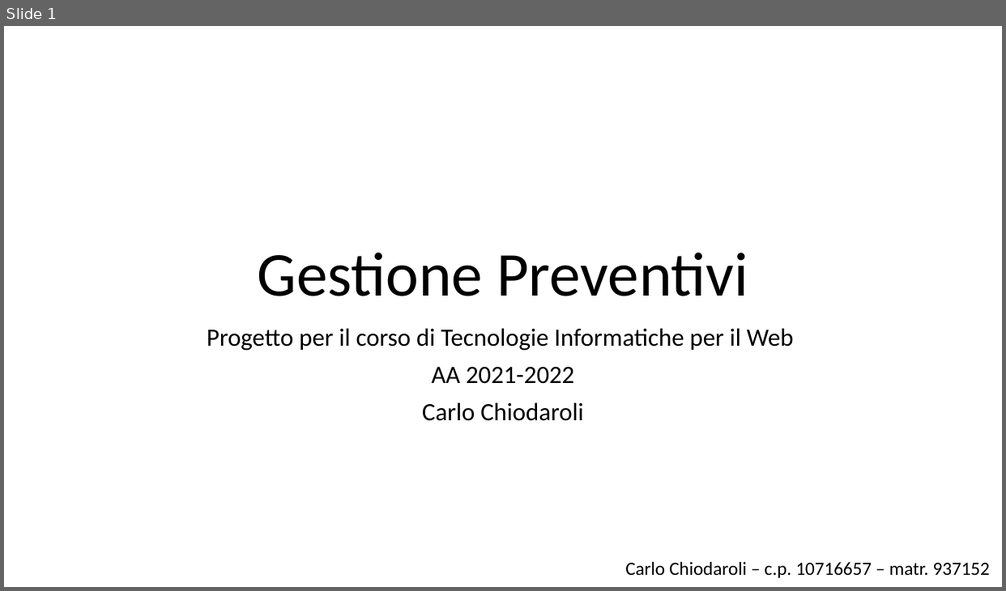
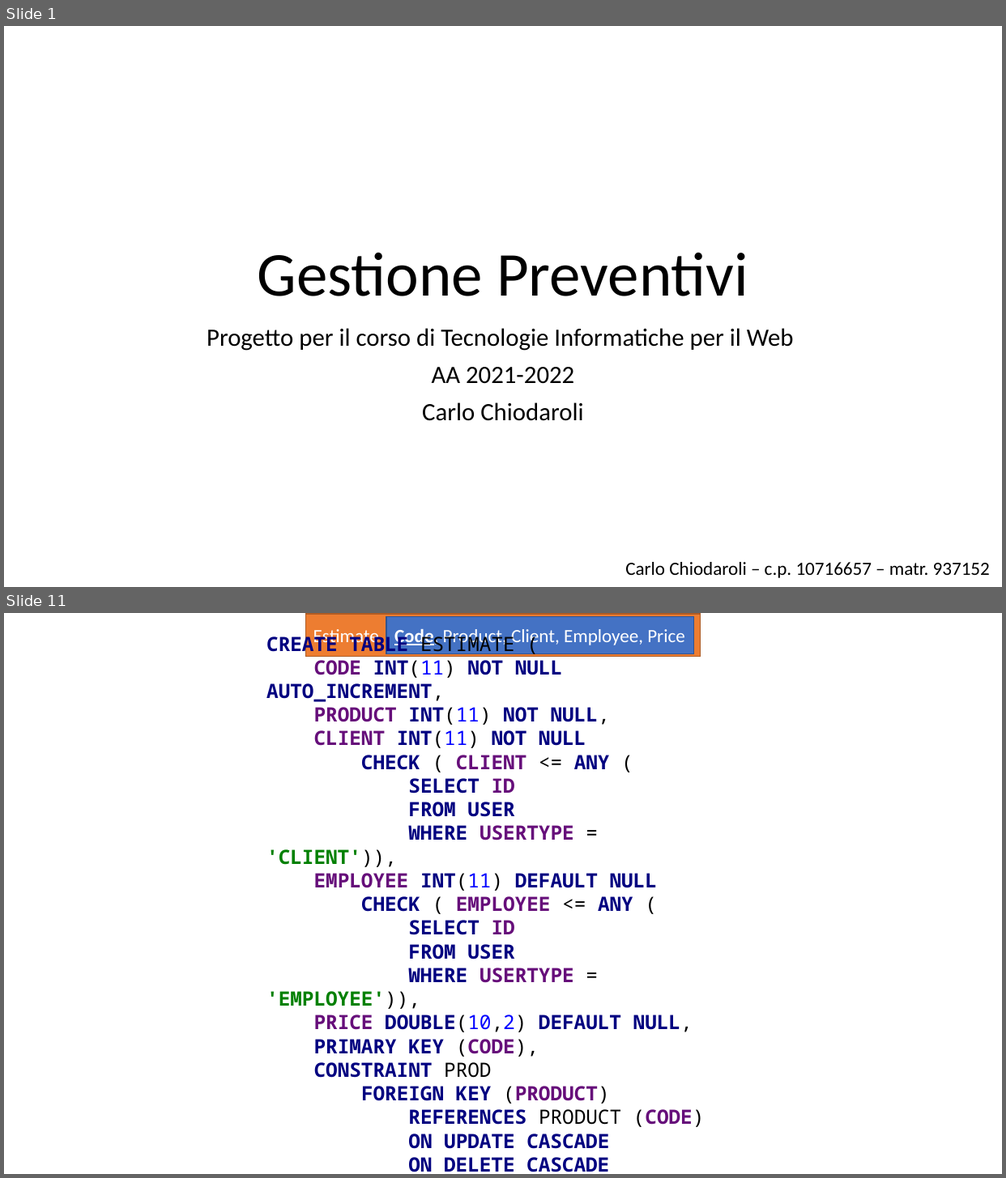
Before and after one commit to CarloChiodaroli/TIW-2022-HTML, a slide deck: data/Gestione Preventivi.pptx. Shown one above the other, each under a label of ours: slide 1 before the commit, slides 1 and 11 after it; the slides between them are not shown. The pictures are 1006x591 and 1006x1178 pixels, drawn with LibreOffice and Linux fonts; fonts in the diff are those of the drawing. Boxes give left, top, right and bottom in pixels: in the first picture for what was removed or moved away, otherwise in the second. Text is boxed around its words. In the diff, an @@ line names an element or a change of style, - is before the commit and + after.

```diff
--- a/data/Gestione Preventivi.pptx
+++ b/data/Gestione Preventivi.pptx
@@ slide 11 added at (x1=4, y1=613, x2=1002, y2=1174), background #FFFFFF @@
@@ rectangle added at (x1=305, y1=614, x2=701, y2=657), fill #ED7D31, outline #AF5C24 1 pt, 18 pt, text #FFFFFF @@
+Estimate
@@ rectangle added at (x1=386, y1=617, x2=694, y2=654), fill #4472C4, outline #325491 1 pt, 18 pt, text #FFFFFF @@
+Code, Product, Client, Employee, Price
@@ text added at (x1=266, y1=656, x2=705, y2=1173), 19 pt, text #000080, bold @@
+CREATE TABLE ESTIMATE (
+CODE INT(11) NOT NULL AUTO_INCREMENT,
+PRODUCT INT(11) NOT NULL,
+CLIENT INT(11) NOT NULL
+CHECK ( CLIENT <= ANY (
+SELECT ID
+FROM USER
+WHERE USERTYPE = 'CLIENT')),
+EMPLOYEE INT(11) DEFAULT NULL
+CHECK ( EMPLOYEE <= ANY (
+SELECT ID
+FROM USER
+WHERE USERTYPE = 'EMPLOYEE')),
+PRICE DOUBLE(10,2) DEFAULT NULL,
+PRIMARY KEY (CODE),
+CONSTRAINT PROD
+FOREIGN KEY (PRODUCT)
+REFERENCES PRODUCT (CODE)
+ON UPDATE CASCADE
+ON DELETE CASCADE
+);
```
Also in this commit, not shown: 2 slides changed, 19 other slides added, 1 other file.
